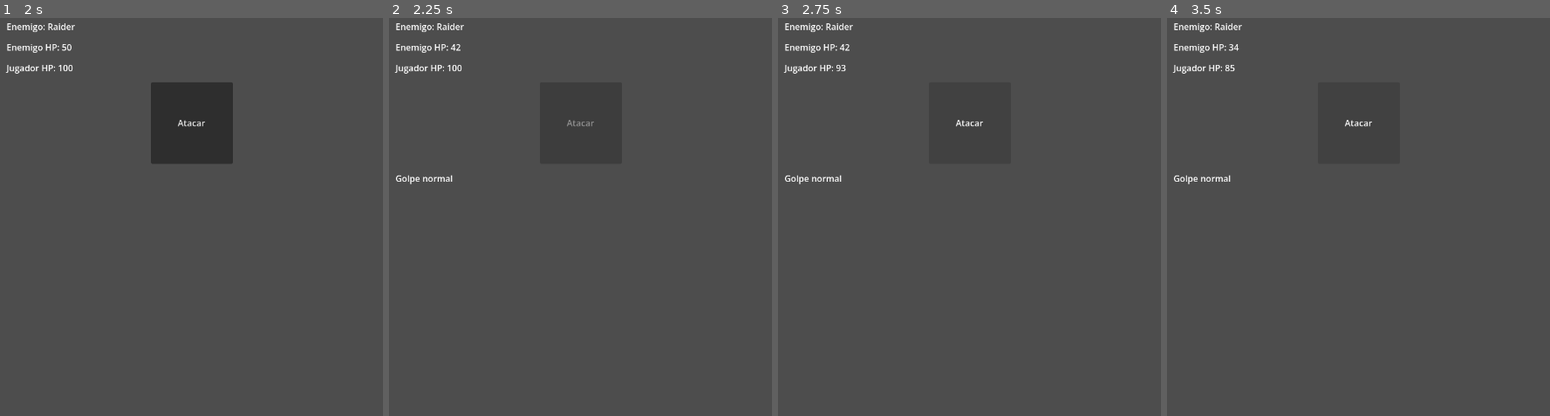
Above: before the commit, frames 1-4 (left to right).
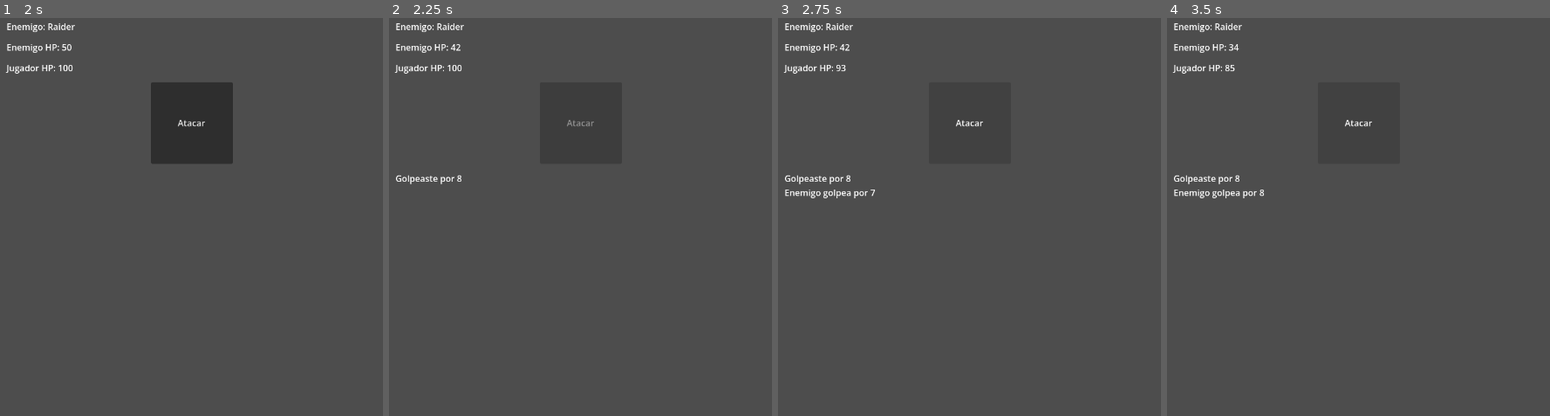
Above: after the commit, the same moments.

Repository: MirandaFrancoCBA/apocalypsheep
Game: Godot game, scene res://scenes/main_menu.tscn
Same seed, same stepped clock (60 frames per second), same inputs: the game is played once before the commit and once after it.
Inputs:
- Up to frame 1 (2 s): click "JUGAR" at 0.5 s; click "Ciudad destruida" at 1.25 s
- Up to frame 2 (2.25 s): click "Atacar" at 2 s
- Up to frame 3 (2.75 s): no input
- Up to frame 4 (3.5 s): click "Atacar" at 2.75 s

Frame 1 is identical in both runs. In frame 2, less than 0.1% of the frame differs, in the area x 8-19%, y 39-42%; in frame 3, 0.3%; in frame 4, 0.3%, in the area x 1-26%, y 39-46%.

Commit message:
Feat: golpes en UI

Diff:
--- a/scripts/ui/combat_screen.gd
+++ b/scripts/ui/combat_screen.gd
@@ -50,12 +50,14 @@
 	button_attack.disabled = true
 
 	# 🗡️ jugador ataca
-	var player_result = combat_system.player_attack(player, enemy)
+	var result = combat_system.player_attack(player, enemy)
 
-	if player_result["is_crit"]:
-		label_result.text = "💥 CRÍTICO!"
-	else:
-		label_result.text = "Golpe normal"
+	var text = "Golpeaste por " + str(result["damage"])
+
+	if result["is_crit"]:
+		text = "💥 CRÍTICO! " + str(result["damage"])
+
+	label_result.text = text
 
 	_update_ui()
 
@@ -66,10 +68,14 @@
 	await get_tree().create_timer(0.6).timeout
 
 	# 👾 enemigo ataca
-	var enemy_result = combat_system.enemy_attack(player, enemy)
+	result = combat_system.enemy_attack(player, enemy)
 
-	if enemy_result["is_crit"]:
-		label_result.text = "⚠️ El enemigo hizo CRÍTICO!"
+	var enemy_text = "Enemigo golpea por " + str(result["damage"])
+
+	if result["is_crit"]:
+		enemy_text = "⚠️ CRÍTICO enemigo! " + str(result["damage"])
+
+	label_result.text += "\n" + enemy_text
 
 	_update_ui()
 
